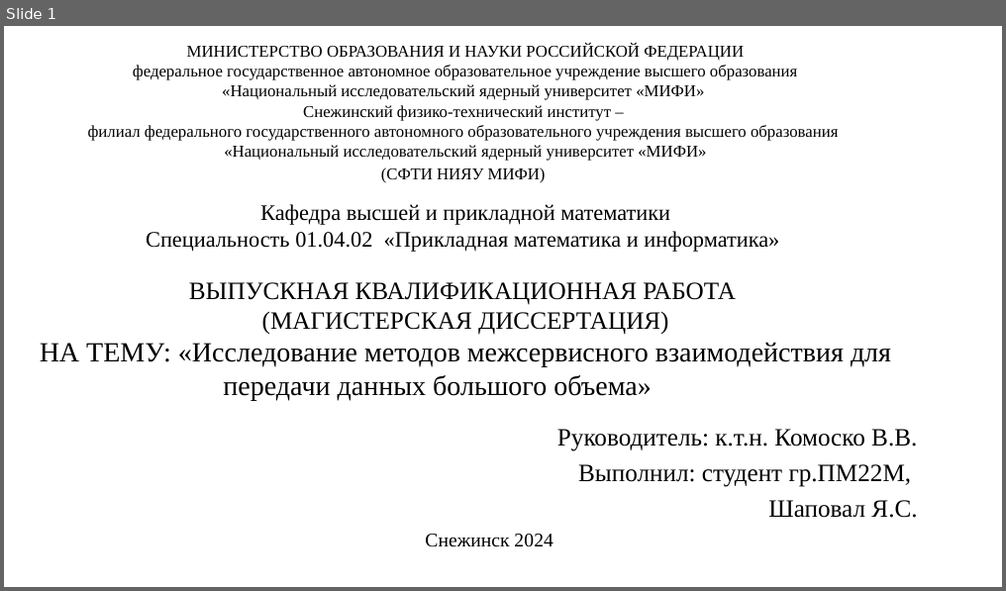
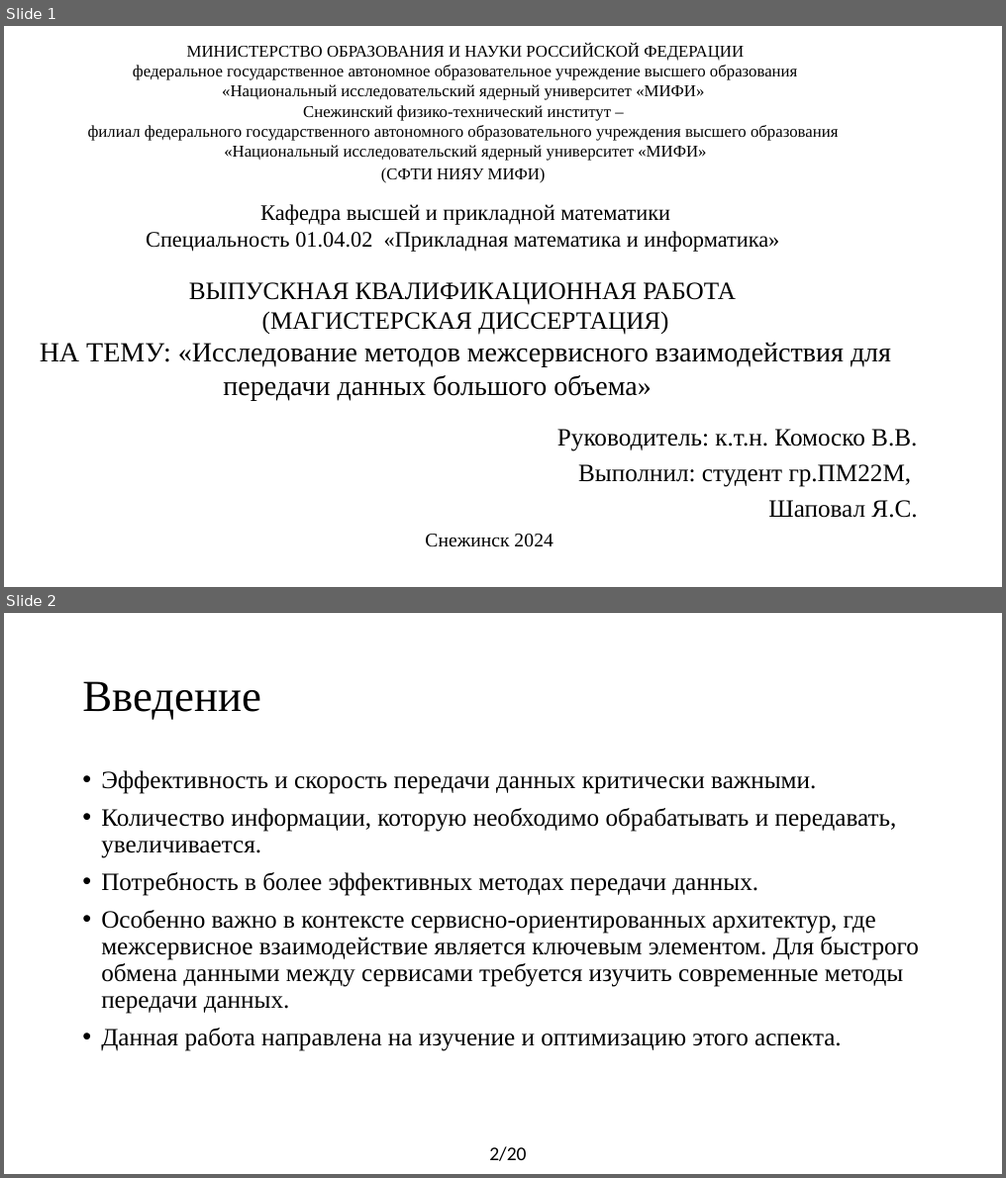
Before and after one commit to yaroslavshap/Http1_Http2_speed, a slide deck: documents/Презентация_Шаповал.pptx. Shown one above the other, each under a label of ours: slide 1 before the commit, slides 1 and 2 after it. The pictures are 1006x591 and 1006x1178 pixels, drawn with LibreOffice and Linux fonts; fonts in the diff are those of the drawing. Boxes give left, top, right and bottom in pixels: in the first picture for what was removed or moved away, otherwise in the second. Text is boxed around its words. In the diff, an @@ line names an element or a change of style, - is before the commit and + after.

```diff
--- a/documents/Презентация_Шаповал.pptx
+++ b/documents/Презентация_Шаповал.pptx
@@ slide 2 added at bbox=[4, 613, 1002, 1174], background #FFFFFF @@
@@ title added at bbox=[82, 681, 261, 720], 32 pt, text #000000 @@
+Введение
@@ text added at bbox=[101, 770, 919, 1052], 18 pt, text #000000 @@
+• Эффективность и скорость передачи данных критически важными.
+• Количество информации, которую необходимо обрабатывать и передавать, увеличивается.
+• Потребность в более эффективных методах передачи данных.
+• Особенно важно в контексте сервисно-ориентированных архитектур, где межсервисное взаимодействие является ключевым элементом. Для быстрого обмена данными между сервисами требуется изучить современные методы передачи данных.
+• Данная работа направлена на изучение и оптимизацию этого аспекта.
@@ text added at bbox=[489, 1147, 526, 1161], 14 pt, text #000000 @@
+2/20
```
Also in this commit, not shown: 11 slides changed, 5 other slides added, 6 slides removed, 1 other file.
